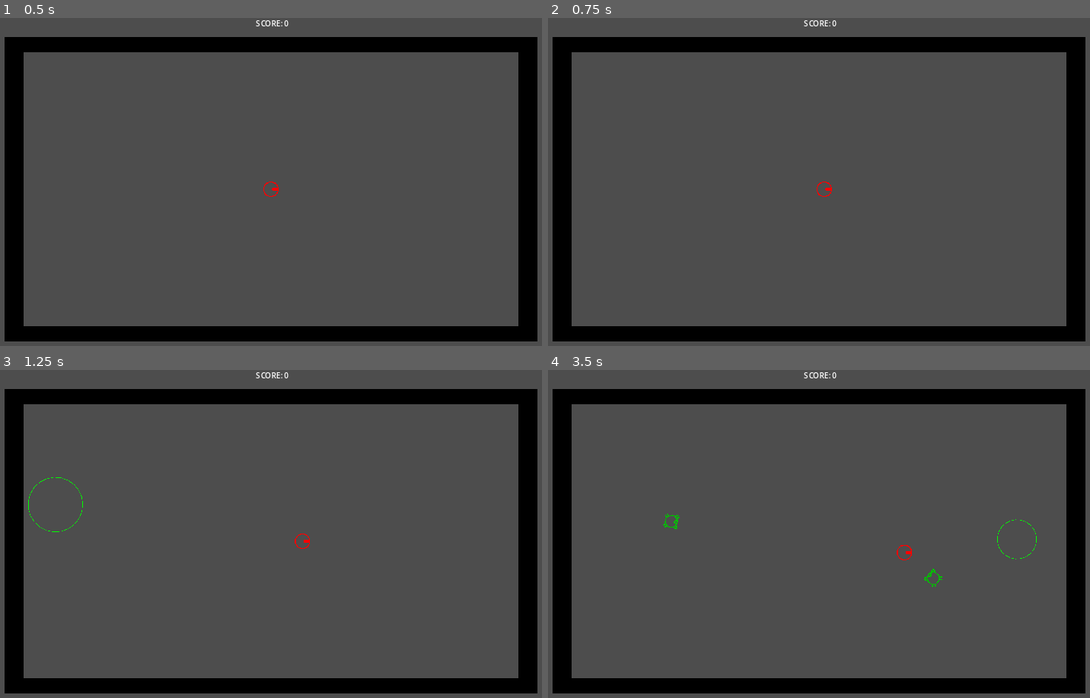
Above: before the commit, frames 1-4 (two rows, left to right).
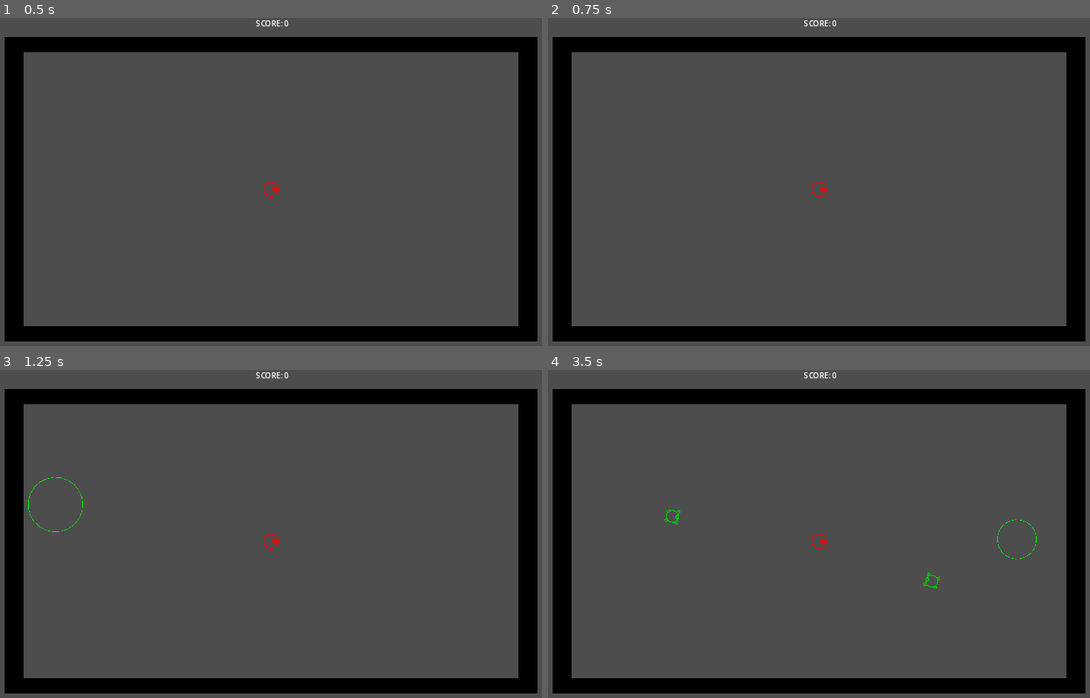
Above: after the commit, the same moments.

Repository: captaindecoy/maze
Game: Godot game, scene res://scenes/game.tscn
The game is run twice, just before and just after one commit, with the same random seed, the same clock (stepped at 60 frames per second) and the same inputs.
Inputs (mouse positions are in pixels of both pictures, inside the frame that each line leads up to):
- Up to frame 1 (0.5 s): no input
- Up to frame 2 (0.75 s): tap Enter at 0.5 s; move the mouse to (954, 172) at 0.52 s; hold Right (move_right) from 0.53 s (still down); click (954, 172) at 0.67 s
- Up to frame 3 (1.25 s): keep holding Right (move_right)
- Up to frame 4 (3.5 s): move the mouse to (699, 556) at 1.27 s; release Right (move_right) at 1.28 s; hold Down (move_down) 1.28-2.03 s; move the mouse to (878, 465) at 2.02 s; hold Right (move_right) 2.03-2.78 s; move the mouse to (786, 609) at 2.77 s; hold Up (move_up) from 2.78 s (still down); click (786, 609) at 2.92 s

Frame 1 is identical in both runs. In frame 2, less than 0.1% of the frame differs, in the area x 48-53%, y 49-55%; in frame 3, less than 0.1%; in frame 4, 0.2%, in the area x 21-73%, y 42-67%.
Error after the commit: Parse Error: Unexpected "Identifier" in class body. (res://scripts/player.gd:7)

Commit message:
- Some project settings like fps, vsync testing - Adding fire mode to test different gun types

Diff:
--- a/project.godot
+++ b/project.godot
@@ -15,11 +15,16 @@
 config/features=PackedStringArray("4.1", "GL Compatibility")
 config/icon="res://art/icon.svg"
 
+[debug]
+
+settings/stdout/print_fps=true
+
 [display]
 
 window/size/viewport_width=1280
 window/size/viewport_height=720
 window/stretch/mode="canvas_items"
+window/vsync/vsync_mode=0
 
 [input]
 
--- a/scenes/bullet.tscn
+++ b/scenes/bullet.tscn
@@ -11,6 +11,7 @@
 process_mode = 1
 
 [node name="BulletArea2D" type="Area2D" parent="."]
+collision_layer = 2
 script = ExtResource("1_t4wsi")
 metadata/_edit_group_ = true
 
--- a/scripts/Player.gd
+++ b/scripts/Player.gd
@@ -5,7 +5,7 @@
 @export var acceleration = 0.1
 var fire_rate = 10
 var fire_rate_timer = 0
-
+position
 var bullet_scene = preload("res://scenes/bullet.tscn")
 var shot_sound = preload("res://sounds/default_laser_shoot.wav")
 
@@ -35,14 +35,16 @@
 	if rs_look.length() >= deadzone:
 		rotation = rs_look.angle()
 		if fire_rate_timer == 0:
-			$AudioStreamPlayer.stream = shot_sound
-			$AudioStreamPlayer.play()
-			var instance = bullet_scene.instantiate()
-			if owner:
-				owner.add_child(instance)
+			fire_gun(1)
+
+			#$AudioStreamPlayer.stream = shot_sound
+			#$AudioStreamPlayer.play()
+			#var instance = bullet_scene.instantiate()
+			#if owner:
+			#	owner.add_child(instance)
 			#add_child(instance)
-			instance.transform = transform
-			fire_rate_timer = fire_rate
+			#instance.transform = transform
+			#fire_rate_timer = fire_rate
 
 	# Left stick moving
 	var direction = get_input()
@@ -55,8 +57,31 @@
 
 func die():
 	get_tree().reload_current_scene()
-	#var restart_event = InputEventAction.new()
-	#restart_event.action = "restart"
-	#restart_event.pressed = true
-	#Input.parse_input_event(restart_event)
-	#queue_free()
+
+func fire_gun(fire_mode: int):
+	$AudioStreamPlayer.stream = shot_sound
+	$AudioStreamPlayer.play()
+	match (fire_mode):
+		0:
+			var instance = bullet_scene.instantiate()
+			if owner:
+				owner.add_child(instance)
+			#add_child(instance)
+			instance.transform = transform
+			fire_rate_timer = fire_rate
+		1:
+			var instance = bullet_scene.instantiate()
+			if owner:
+				owner.add_child(instance)
+			#add_child(instance)
+			instance.transform = transform
+			instance.position.y -= 12
+			fire_rate_timer = fire_rate
+
+			var instance2 = bullet_scene.instantiate()
+			if owner:
+				owner.add_child(instance2)
+			#add_child(instance)
+			instance2.transform = transform
+			instance2.position.y += 12
+			fire_rate_timer = fire_rate
Not shown, changed: export_presets.cfg
